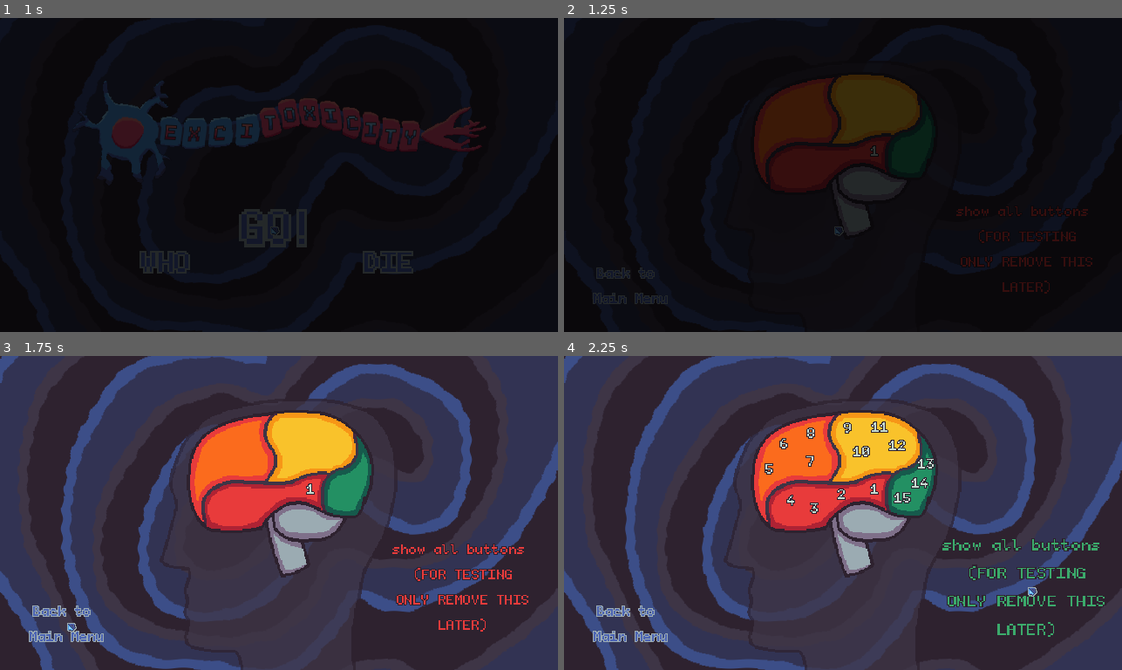
Above: before the commit, frames 1-4 (two rows, left to right).
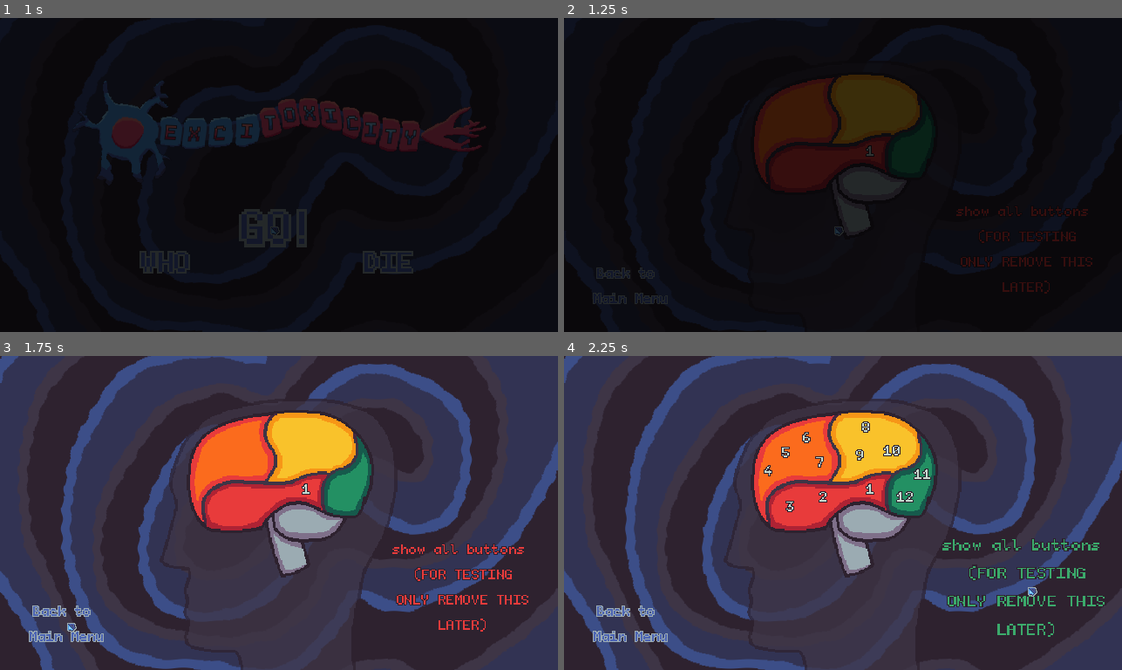
Above: after the commit, the same moments.

Repository: bnhrl/MomentumIsEverythingCountDown
Game: Godot game, scene res://Game/MainMenu/main_menu.tscn
The game is run twice, just before and just after one commit, with the same random seed, the same clock (stepped at 60 frames per second) and the same inputs.
Inputs (mouse positions are in pixels of both pictures, inside the frame that each line leads up to):
- Up to frame 1 (1 s): move the mouse to (267, 225) at 0.52 s; hold D (right) from 0.53 s (still down); click (267, 225) at 0.6 s
- Up to frame 2 (1.25 s): keep holding D (right)
- Up to frame 3 (1.75 s): move the mouse to (66, 622) at 1.27 s; release D (right) at 1.28 s; hold S (down) from 1.28 s (still down); click (66, 622) at 1.35 s
- Up to frame 4 (2.25 s): move the mouse to (1027, 585) at 2.02 s; release S (down) at 2.03 s; hold D (right) from 2.03 s (still down); click (1027, 585) at 2.1 s

Frame 1 is identical in both runs. In frame 2, less than 0.1% of the frame differs, in the area x 54-57%, y 40-45%; in frame 3, less than 0.1%; in frame 4, 1.2%, in the area x 35-67%, y 20-51%.

Commit message:
LevelSelect is now fully functional

Diff:
--- a/Game/LevelSelect/level_select.gd
+++ b/Game/LevelSelect/level_select.gd
@@ -7,6 +7,12 @@
 		if level_buttons[i] is LevelButton:
 			if level_buttons[i].level > Scenes.current_level:
 				level_buttons[i].hide()
+	if Scenes.current_level >= 11:
+		$Brain/Brain.texture = preload("uid://b6pf0e8m7bidm")
+	elif Scenes.current_level >= 9:
+		$Brain/Brain.texture = preload("uid://dhsdoswq62d2")
+	elif Scenes.current_level >= 4:
+		$Brain/Brain.texture = preload("uid://66tu2soentk")
 
 func _on_btn_main_menu_pressed() -> void:
 	Scenes.swap_scene("Main Menu")
--- a/Game/LevelSelect/level_select.tscn
+++ b/Game/LevelSelect/level_select.tscn
@@ -59,9 +59,9 @@
 [node name="LevelButtons" type="Node" parent="." unique_id=1856160715]
 
 [node name="BtnLevel1" parent="LevelButtons" unique_id=1780013496 instance=ExtResource("3_eeebr")]
-offset_left = 345.0
+offset_left = 340.0
 offset_top = 137.0
-offset_right = 369.0
+offset_right = 364.0
 offset_bottom = 167.0
 theme_override_colors/default_color = Color(0.78039217, 0.8627451, 0.8156863, 1)
 text = "1"
@@ -70,10 +70,10 @@
 hover_color = Color(0.3019608, 0.60784316, 0.9019608, 1)
 
 [node name="BtnLevel2" parent="LevelButtons" unique_id=838363682 instance=ExtResource("3_eeebr")]
-offset_left = 307.0
-offset_top = 143.0
-offset_right = 331.0
-offset_bottom = 173.0
+offset_left = 286.0
+offset_top = 146.0
+offset_right = 310.0
+offset_bottom = 176.0
 theme_override_colors/default_color = Color(0.78039217, 0.8627451, 0.8156863, 1)
 text = "2"
 level = 2
@@ -81,10 +81,10 @@
 hover_color = Color(0.3019608, 0.60784316, 0.9019608, 1)
 
 [node name="BtnLevel3" parent="LevelButtons" unique_id=1512173018 instance=ExtResource("3_eeebr")]
-offset_left = 276.0
-offset_top = 159.0
-offset_right = 300.0
-offset_bottom = 189.0
+offset_left = 248.0
+offset_top = 157.0
+offset_right = 272.0
+offset_bottom = 187.0
 theme_override_colors/default_color = Color(0.78039217, 0.8627451, 0.8156863, 1)
 text = "3"
 level = 3
@@ -92,10 +92,10 @@
 hover_color = Color(0.3019608, 0.60784316, 0.9019608, 1)
 
 [node name="BtnLevel4" parent="LevelButtons" unique_id=1516766094 instance=ExtResource("3_eeebr")]
-offset_left = 249.0
-offset_top = 150.0
-offset_right = 273.0
-offset_bottom = 180.0
+offset_left = 223.0
+offset_top = 116.0
+offset_right = 247.0
+offset_bottom = 146.0
 theme_override_colors/default_color = Color(0.78039217, 0.8627451, 0.8156863, 1)
 text = "4"
 level = 4
@@ -103,10 +103,10 @@
 hover_color = Color(0.3019608, 0.60784316, 0.9019608, 1)
 
 [node name="BtnLevel5" parent="LevelButtons" unique_id=1880270758 instance=ExtResource("3_eeebr")]
-offset_left = 224.0
-offset_top = 114.0
-offset_right = 248.0
-offset_bottom = 144.0
+offset_left = 243.0
+offset_top = 95.0
+offset_right = 267.0
+offset_bottom = 125.0
 theme_override_colors/default_color = Color(0.78039217, 0.8627451, 0.8156863, 1)
 text = "5"
 level = 5
@@ -114,10 +114,10 @@
 hover_color = Color(0.3019608, 0.60784316, 0.9019608, 1)
 
 [node name="BtnLevel6" parent="LevelButtons" unique_id=1343485253 instance=ExtResource("3_eeebr")]
-offset_left = 241.0
-offset_top = 85.0
-offset_right = 265.0
-offset_bottom = 115.0
+offset_left = 267.0
+offset_top = 78.0
+offset_right = 291.0
+offset_bottom = 108.0
 theme_override_colors/default_color = Color(0.78039217, 0.8627451, 0.8156863, 1)
 text = "6"
 level = 6
@@ -125,10 +125,10 @@
 hover_color = Color(0.3019608, 0.60784316, 0.9019608, 1)
 
 [node name="BtnLevel7" parent="LevelButtons" unique_id=258237501 instance=ExtResource("3_eeebr")]
-offset_left = 271.0
-offset_top = 105.0
-offset_right = 295.0
-offset_bottom = 135.0
+offset_left = 282.0
+offset_top = 106.0
+offset_right = 306.0
+offset_bottom = 136.0
 theme_override_colors/default_color = Color(0.78039217, 0.8627451, 0.8156863, 1)
 text = "7"
 level = 7
@@ -136,10 +136,10 @@
 hover_color = Color(0.3019608, 0.60784316, 0.9019608, 1)
 
 [node name="BtnLevel8" parent="LevelButtons" unique_id=1225651890 instance=ExtResource("3_eeebr")]
-offset_left = 272.0
-offset_top = 73.0
-offset_right = 296.0
-offset_bottom = 103.0
+offset_left = 335.0
+offset_top = 66.0
+offset_right = 359.0
+offset_bottom = 96.0
 theme_override_colors/default_color = Color(0.78039217, 0.8627451, 0.8156863, 1)
 text = "8"
 level = 8
@@ -147,10 +147,10 @@
 hover_color = Color(0.3019608, 0.60784316, 0.9019608, 1)
 
 [node name="BtnLevel9" parent="LevelButtons" unique_id=1100347139 instance=ExtResource("3_eeebr")]
-offset_left = 314.0
-offset_top = 67.0
-offset_right = 338.0
-offset_bottom = 97.0
+offset_left = 328.0
+offset_top = 98.0
+offset_right = 352.0
+offset_bottom = 128.0
 theme_override_colors/default_color = Color(0.78039217, 0.8627451, 0.8156863, 1)
 text = "9"
 level = 9
@@ -158,10 +158,10 @@
 hover_color = Color(0.3019608, 0.60784316, 0.9019608, 1)
 
 [node name="BtnLevel10" parent="LevelButtons" unique_id=631110659 instance=ExtResource("3_eeebr")]
-offset_left = 330.0
-offset_top = 94.0
-offset_right = 354.0
-offset_bottom = 124.0
+offset_left = 365.0
+offset_top = 93.0
+offset_right = 389.0
+offset_bottom = 123.0
 theme_override_colors/default_color = Color(0.78039217, 0.8627451, 0.8156863, 1)
 text = "10"
 level = 10
@@ -169,10 +169,10 @@
 hover_color = Color(0.3019608, 0.60784316, 0.9019608, 1)
 
 [node name="BtnLevel11" parent="LevelButtons" unique_id=1159681044 instance=ExtResource("3_eeebr")]
-offset_left = 351.0
-offset_top = 66.0
-offset_right = 375.0
-offset_bottom = 96.0
+offset_left = 400.0
+offset_top = 120.0
+offset_right = 424.0
+offset_bottom = 150.0
 theme_override_colors/default_color = Color(0.78039217, 0.8627451, 0.8156863, 1)
 text = "11"
 level = 11
@@ -180,46 +180,13 @@
 hover_color = Color(0.3019608, 0.60784316, 0.9019608, 1)
 
 [node name="BtnLevel12" parent="LevelButtons" unique_id=2053102395 instance=ExtResource("3_eeebr")]
-offset_left = 371.0
-offset_top = 87.0
-offset_right = 395.0
-offset_bottom = 117.0
+offset_left = 380.0
+offset_top = 146.0
+offset_right = 404.0
+offset_bottom = 176.0
 theme_override_colors/default_color = Color(0.78039217, 0.8627451, 0.8156863, 1)
 text = "12"
 level = 12
-default_color = Color(0.78039217, 0.8627451, 0.8156863, 1)
-hover_color = Color(0.3019608, 0.60784316, 0.9019608, 1)
-
-[node name="BtnLevel13" parent="LevelButtons" unique_id=348436725 instance=ExtResource("3_eeebr")]
-offset_left = 404.0
-offset_top = 108.0
-offset_right = 428.0
-offset_bottom = 138.0
-theme_override_colors/default_color = Color(0.78039217, 0.8627451, 0.8156863, 1)
-text = "13"
-level = 13
-default_color = Color(0.78039217, 0.8627451, 0.8156863, 1)
-hover_color = Color(0.3019608, 0.60784316, 0.9019608, 1)
-
-[node name="BtnLevel14" parent="LevelButtons" unique_id=1189631648 instance=ExtResource("3_eeebr")]
-offset_left = 397.0
-offset_top = 130.0
-offset_right = 421.0
-offset_bottom = 160.0
-theme_override_colors/default_color = Color(0.78039217, 0.8627451, 0.8156863, 1)
-text = "14"
-level = 14
-default_color = Color(0.78039217, 0.8627451, 0.8156863, 1)
-hover_color = Color(0.3019608, 0.60784316, 0.9019608, 1)
-
-[node name="BtnLevel15" parent="LevelButtons" unique_id=1979077655 instance=ExtResource("3_eeebr")]
-offset_left = 377.0
-offset_top = 147.0
-offset_right = 401.0
-offset_bottom = 177.0
-theme_override_colors/default_color = Color(0.78039217, 0.8627451, 0.8156863, 1)
-text = "15"
-level = 15
 default_color = Color(0.78039217, 0.8627451, 0.8156863, 1)
 hover_color = Color(0.3019608, 0.60784316, 0.9019608, 1)
 
